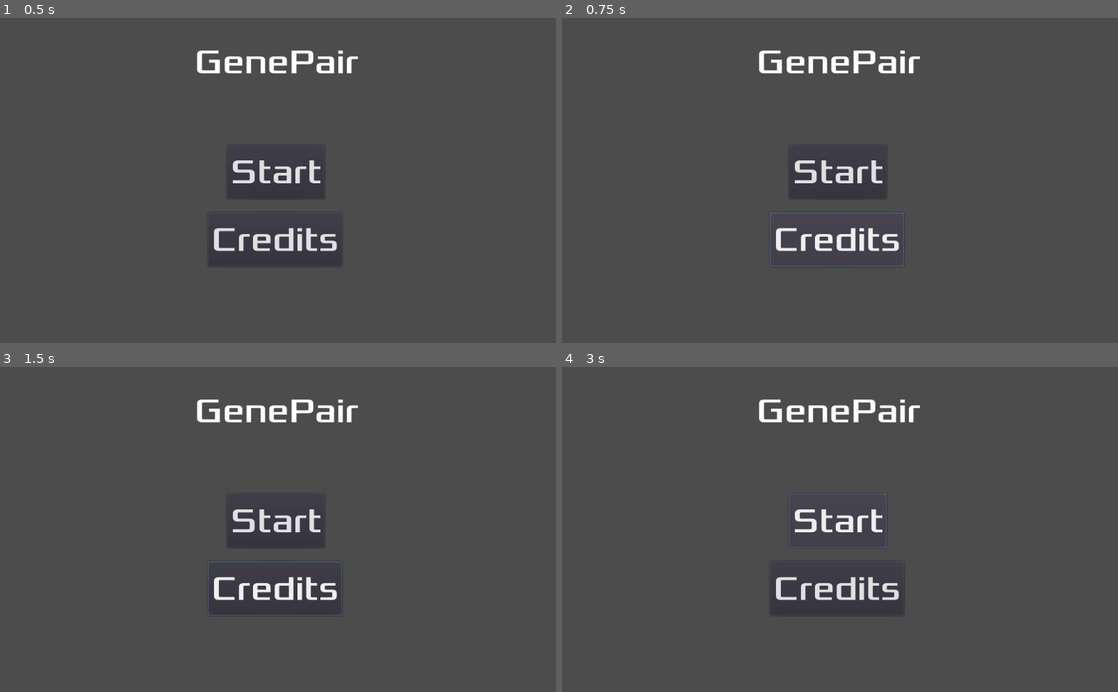
Above: before the commit, frames 1-4 (two rows, left to right).
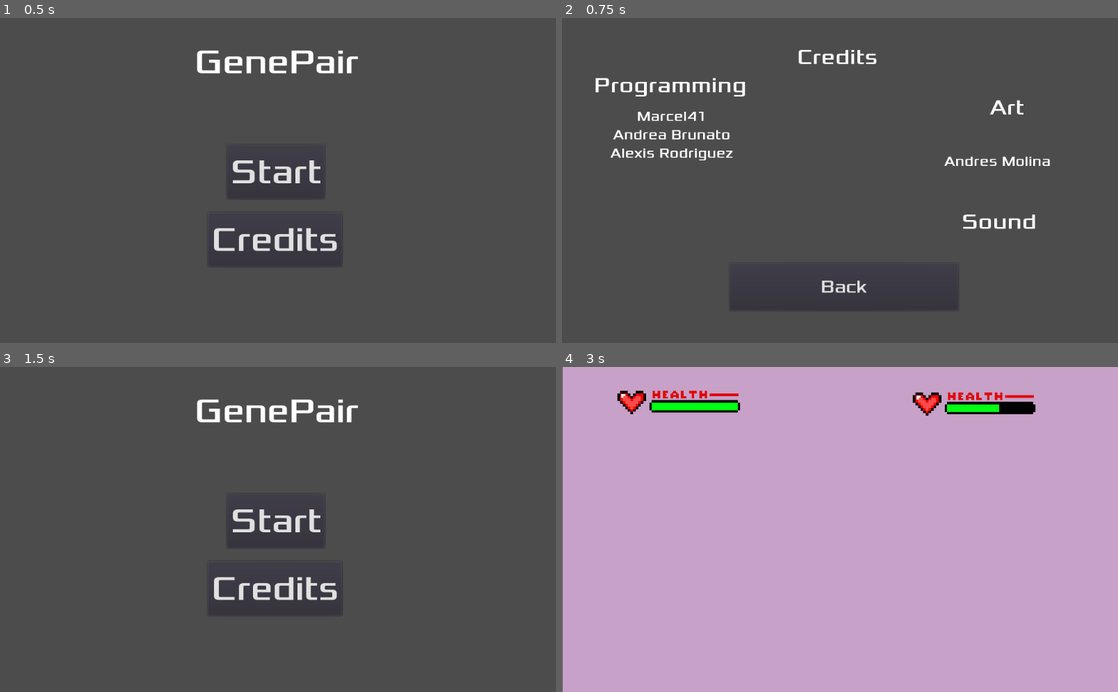
Above: after the commit, the same moments.

Repository: VetoPlayer/GenePair
Game: Godot game, scene res://HUD.tscn
Two runs of this game, one before a commit and one after it. Both use one fixed random seed, a clock stepped at 60 frames per second and the inputs below.
Inputs (mouse positions are in pixels of both pictures, inside the frame that each line leads up to):
- Up to frame 1 (0.5 s): no input
- Up to frame 2 (0.75 s): click "Credits" at 0.5 s
- Up to frame 3 (1.5 s): click (283, 636) at 1.25 s, where only the run after the commit has a clickable "Back"
- Up to frame 4 (3 s): click "Start" at 2 s; click "Start" at 2.75 s

Frame 1 is identical in both runs. In frame 2, 4.5% of the frame differs, in the area x 6-88%, y 9-90%; in frame 3, 0.1%; in frame 4, 100%, in the area x 0-100%, y 0-100%.
Error before the commit: Parse Error: Too few arguments for "change_scene()" call. Expected at least 1. (res://HUD.gd:30)
Error after the commit: Invalid get index '0' (on base: 'Array'). (res://Main.gd:16)

Commit message:
[Adding credits and stuff]

Diff:
--- a/Credits.gd
+++ b/Credits.gd
@@ -14,3 +14,4 @@
 
 
 func _on_BackButton_pressed():
+	get_tree().change_scene("res://HUD.tscn")
--- a/Credits.tscn
+++ b/Credits.tscn
@@ -31,10 +31,10 @@
 align = 1
 
 [node name="Label3" type="Label" parent="."]
-margin_left = 728.676
-margin_top = 183.53
-margin_right = 877.676
-margin_bottom = 231.53
+margin_left = 745.332
+margin_top = 140.966
+margin_right = 894.332
+margin_bottom = 188.966
 custom_fonts/font = SubResource( 2 )
 text = "Art"
 align = 1
@@ -49,19 +49,19 @@
 align = 1
 
 [node name="Label4" type="Label" parent="."]
-margin_left = 99.4661
-margin_top = 168.725
-margin_right = 380.466
-margin_bottom = 216.725
+margin_left = 58.7525
+margin_top = 100.253
+margin_right = 339.753
+margin_bottom = 148.253
 custom_fonts/font = SubResource( 2 )
 text = "Programming"
 align = 1
 
 [node name="Label2" type="Label" parent="."]
-margin_left = 51.3691
-margin_top = 240.0
-margin_right = 424.369
-margin_bottom = 379.0
+margin_left = 16.2074
+margin_top = 165.975
+margin_right = 389.207
+margin_bottom = 304.975
 custom_fonts/font = SubResource( 3 )
 text = "Marcel41
 Andrea Brunato
@@ -78,10 +78,10 @@
 align = 1
 
 [node name="BackButton" type="Button" parent="."]
-margin_left = 372.174
-margin_top = 457.0
-margin_right = 793.174
-margin_bottom = 544.0
+margin_left = 309.253
+margin_top = 453.299
+margin_right = 730.253
+margin_bottom = 540.299
 custom_fonts/font = SubResource( 4 )
 text = "Back"
 [connection signal="pressed" from="BackButton" to="." method="_on_BackButton_pressed"]
--- a/HUD.gd
+++ b/HUD.gd
@@ -27,4 +27,5 @@
 
 
 func _on_Credits_pressed():
-	get_tree().change_scene()
+	pass
+	get_tree().change_scene("res://Credits.tscn")
Not shown, added: assets/Music/Retro fighter.wav.import
Not shown, added: sprites/T-rex/dinoTREX-head.png.import
Not shown, added: sprites/T-rex/dinoTREX-kicking1.png.import
Not shown, added: sprites/T-rex/dinoTREX-kicking2.png.import
Not shown, added: sprites/T-rex/dinoTREX1.png.import
Not shown, added: sprites/T-rex/dinoTREX2.png.import
Not shown, added: sprites/T-rex/dinoTREX3.png.import
Not shown, added: sprites/T-rex/dinoTREX4.png.import
